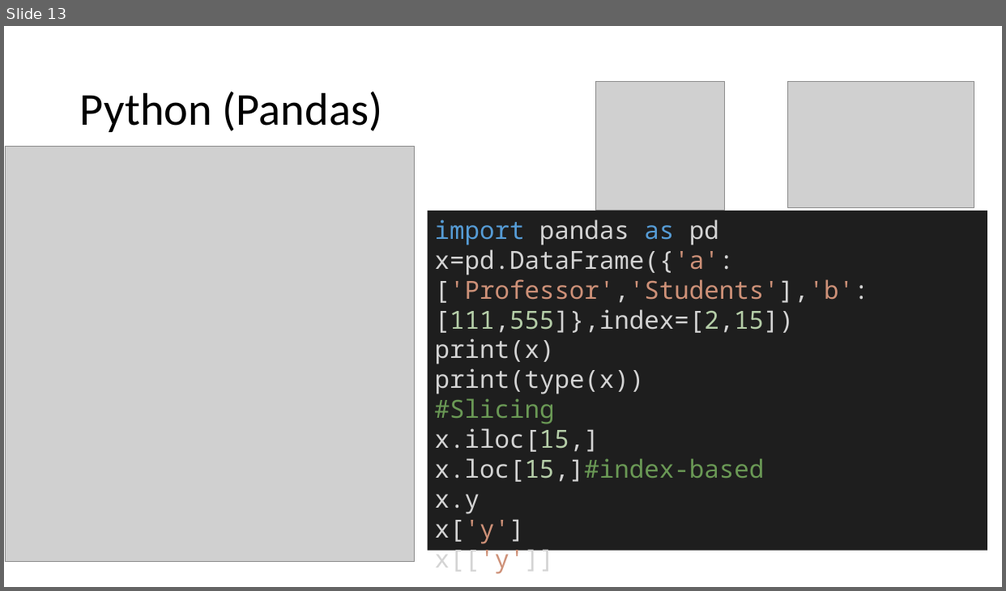
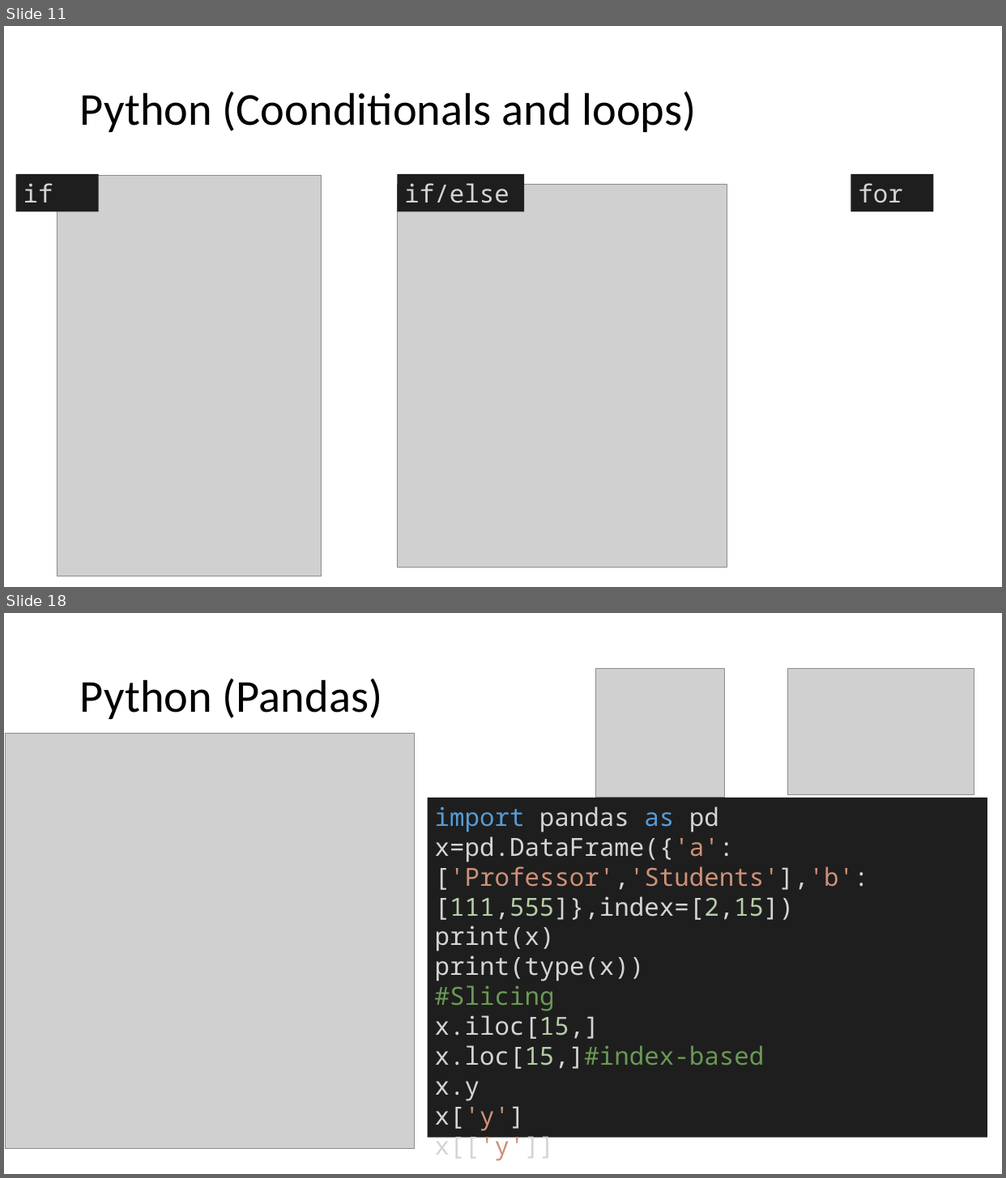
Before and after one commit to mathphysmx/teaching-ml, a slide deck: slides/01_softwareTutorial.pptx. Shown one above the other, each under a label of ours: slide 13 before the commit, slides 11 and 18 after it; the slides between them are not shown. The pictures are 1006x591 and 1006x1178 pixels, drawn with LibreOffice and Linux fonts; fonts in the diff are those of the drawing; grey boxes stand for pictures. Boxes give left, top, right and bottom in pixels: in the first picture for what was removed or moved away, otherwise in the second. Text is boxed around its words. In the diff, an @@ line names an element or a change of style, - is before the commit and + after.

```diff
--- a/slides/01_softwareTutorial.pptx
+++ b/slides/01_softwareTutorial.pptx
@@ slide 11 added at [4, 26, 1002, 587], background #FFFFFF @@
@@ title added at [80, 92, 696, 132], 44 pt, text #000000 @@
+Python (Coonditionals and loops)
@@ rectangle added at [16, 174, 98, 211], fill #1E1E1E, 24 pt, text #D4D4D4 @@
+if
@@ picture added at [57, 175, 322, 576] @@
@@ picture added at [397, 184, 727, 568] @@
@@ rectangle added at [397, 174, 524, 211], fill #1E1E1E, 24 pt, text #D4D4D4 @@
+if/else
@@ rectangle added at [850, 174, 933, 211], fill #1E1E1E, 24 pt, text #D4D4D4 @@
+for
@@ what was slide 13 is now slide 18 @@
```
Also in this commit, not shown: 4 slides changed, 3 other slides added, 2 other files.
